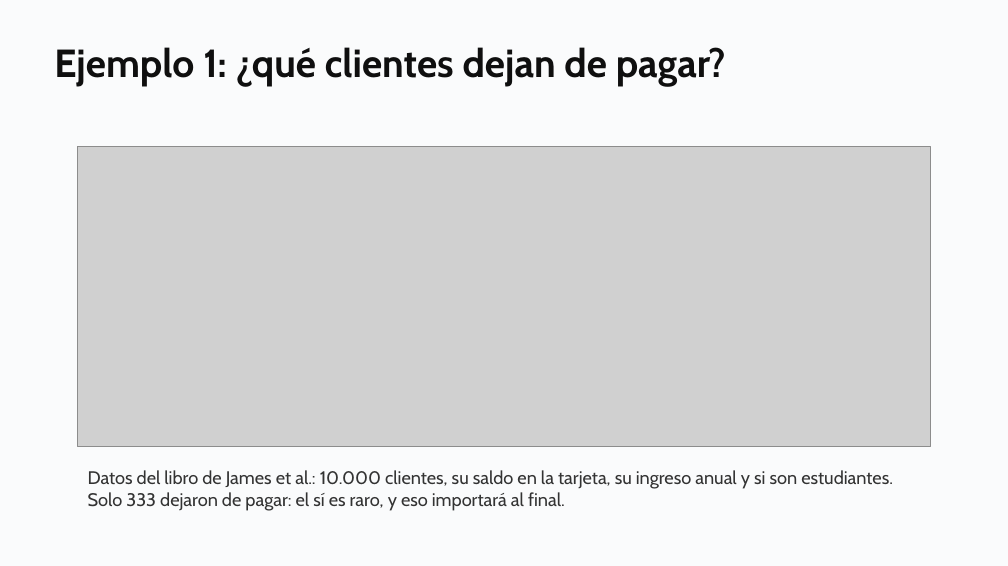
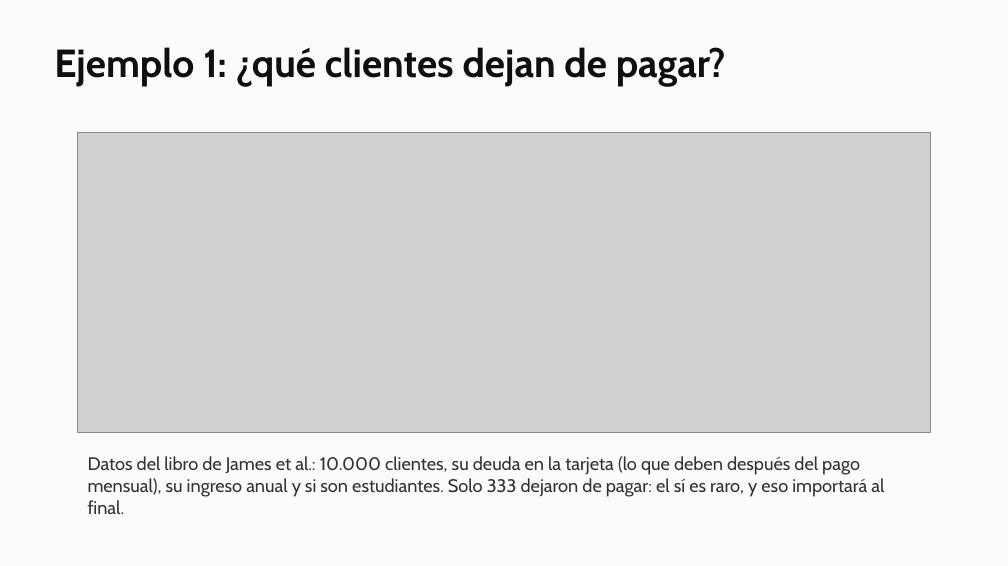
Before and after one commit to daniopitz/diplomado-cdd, a slide deck: slide 7 of presentaciones/clase06_regresion_logistica.pptx. Drawn at 1008x566 pixels with LibreOffice and Linux fonts; fonts in the diff are those of the drawing; grey boxes stand for pictures. Boxes give left, top, right and bottom in pixels: in the first picture for what was removed or moved away, otherwise in the second. Text is boxed around its words. In the diff, an @@ line names an element or a change of style, - is before the commit and + after.

```diff
--- a/presentaciones/clase06_regresion_logistica.pptx
+++ b/presentaciones/clase06_regresion_logistica.pptx
@@ picture moved from (x1=77, y1=147, x2=930, y2=448) to (x1=77, y1=133, x2=930, y2=433) @@
@@ text at (x1=88, y1=456, x2=884, y2=514): text changed @@
-Datos del libro de James et al.: 10.000 clientes, su saldo en la tarjeta, su ingreso anual y si son estudiantes. Solo 333 dejaron de pagar: el sí es raro, y eso importará al final.
+Datos del libro de James et al.: 10.000 clientes, su deuda en la tarjeta (lo que deben después del pago mensual), su ingreso anual y si son estudiantes. Solo 333 dejaron de pagar: el sí es raro, y eso importará al final.
```
Also in this commit, not shown: 7 other slides changed, 6 other files.
